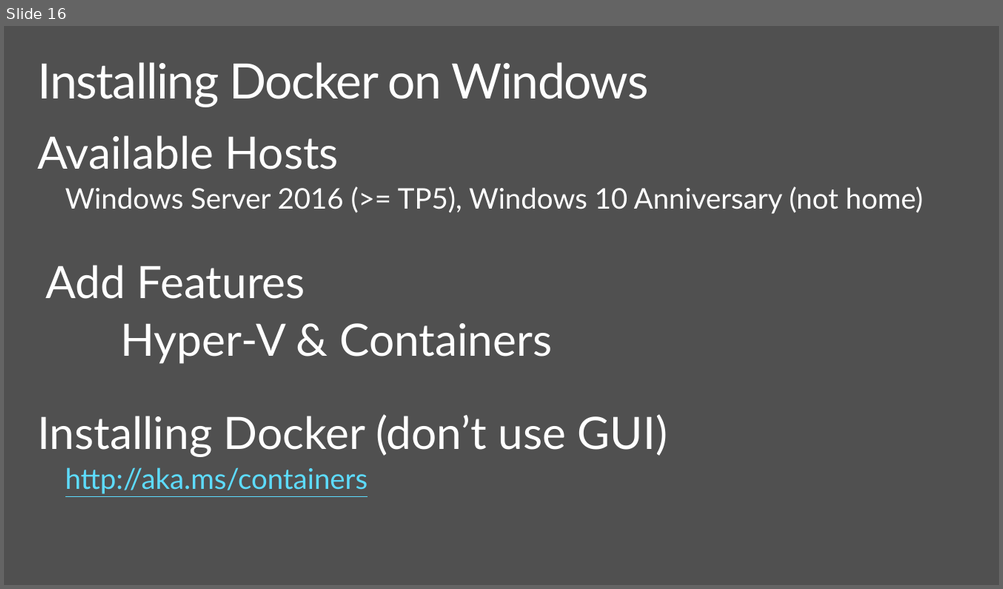
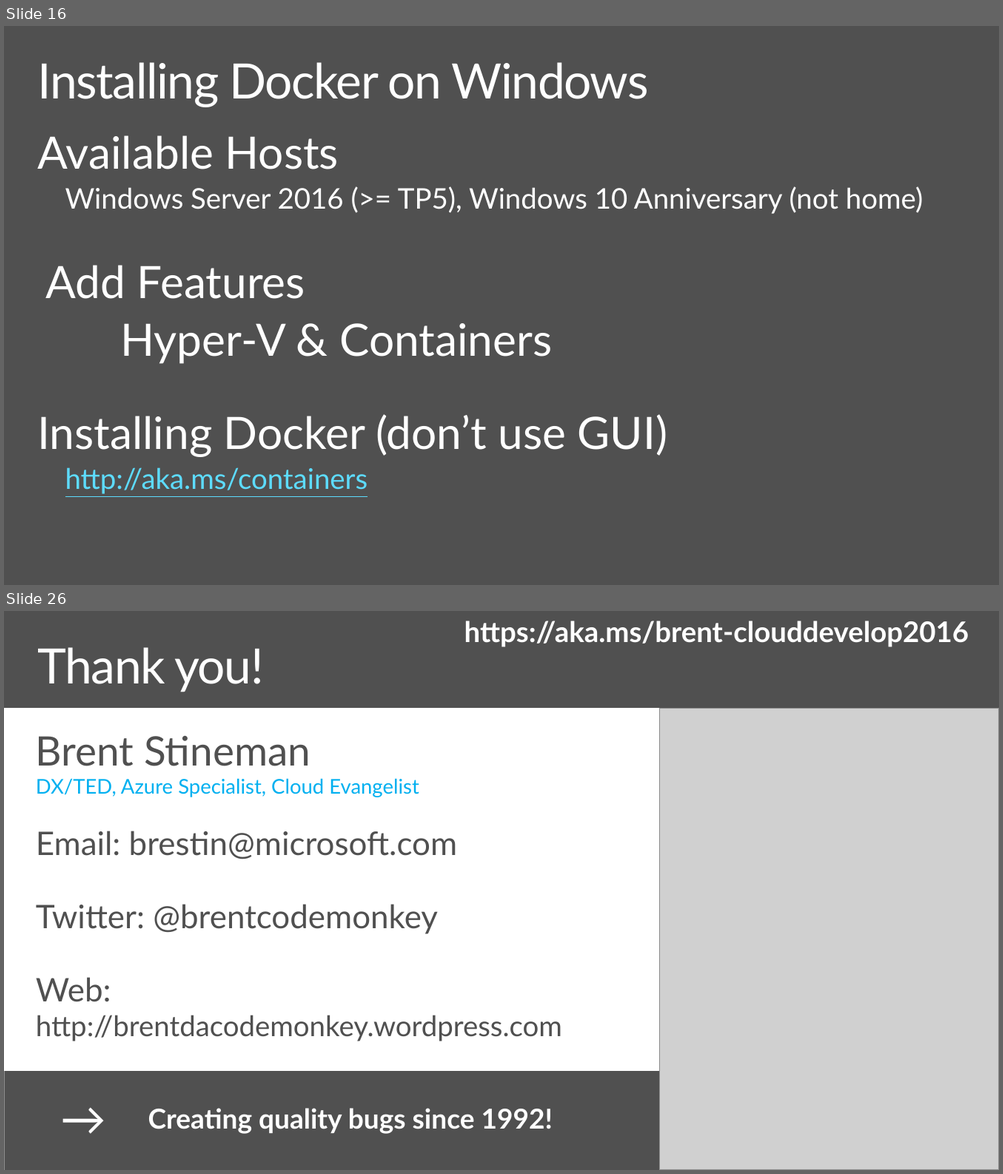
Before and after one commit to brentstineman/PersonalStuff, a slide deck: Presentations/ContainersForWindowsDevs.pptx. Shown one above the other, each under a label of ours: slide 16 before the commit, slides 16 and 26 after it; the slides between them are not shown. The pictures are 1003x589 and 1003x1174 pixels, drawn with LibreOffice and Linux fonts; fonts in the diff are those of the drawing; grey boxes stand for pictures. Boxes give left, top, right and bottom in pixels: in the first picture for what was removed or moved away, otherwise in the second. Text is boxed around its words. In the diff, an @@ line names an element or a change of style, - is before the commit and + after.

```diff
--- a/Presentations/ContainersForWindowsDevs.pptx
+++ b/Presentations/ContainersForWindowsDevs.pptx
@@ slide 26 added at [4,611,999,1170], background #505050 @@
@@ text added at [464,621,969,647], 28 pt, text #FFFFFF, bold @@
+https://aka.ms/brent-clouddevelop2016
@@ title added at [37,647,264,692], 48 pt, text #FFFFFF @@
+Thank you!
@@ rectangle added at [4,708,999,1170], fill #FFFFFF @@
@@ picture added at [659,708,999,1170] @@
@@ text added at [36,736,562,1042], 32 pt, text #505050 @@
+Brent Stineman
+DX/TED, Azure Specialist, Cloud Evangelist
+Email: brestin@microsoft.com
+Twitter: @brentcodemonkey
+Web: http://brentdacodemonkey.wordpress.com
@@ rectangle added at [4,1071,999,1170], fill #505050 @@
@@ text added at [54,1086,142,1149], 45 pt, text #FFFFFF @@
+→
@@ text added at [148,1108,552,1133], 27 pt, text #FFFFFF, bold @@
+Creating quality bugs since 1992!
```
Also in this commit, not shown: 10 slides changed, 2 other slides added, 3 slides removed.
